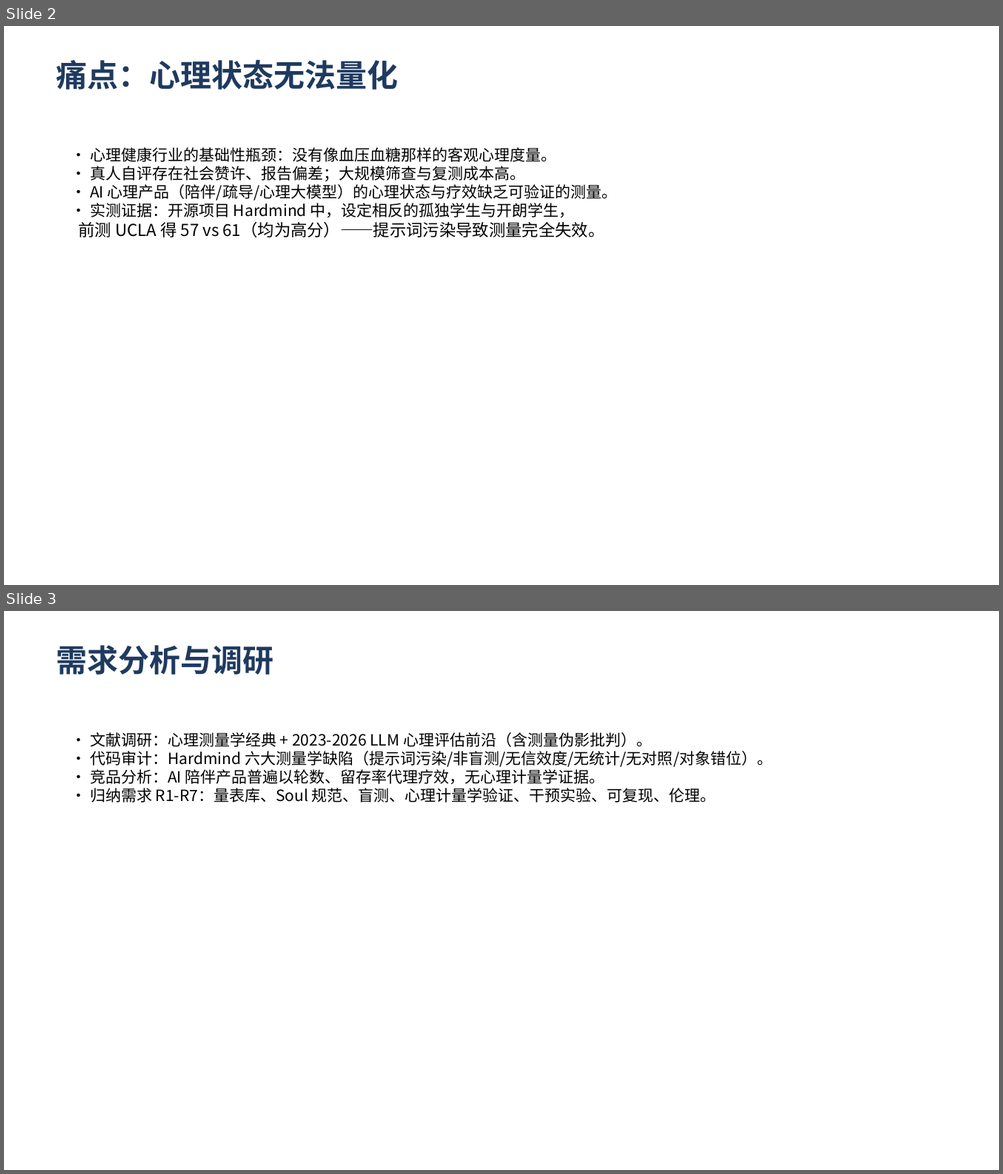
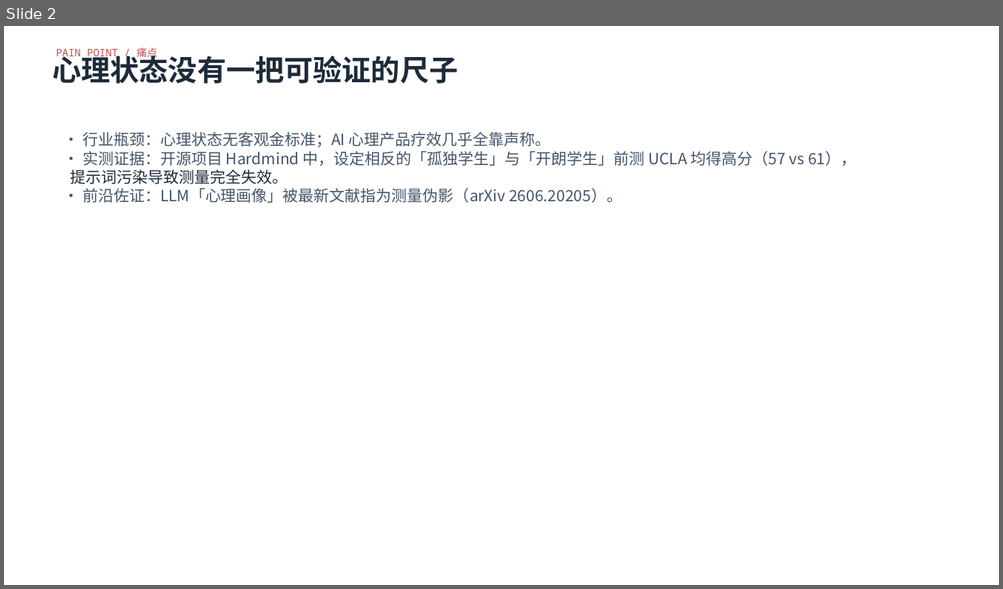
Before and after one commit to lizhong0525/Hardmind, a slide deck: docs/答辩PPT_心镜.pptx. Shown one above the other, each under a label of ours: slides 2 and 3 before the commit, slide 2 after it. The pictures are 1003x1174 and 1003x589 pixels, drawn with LibreOffice and Linux fonts; fonts in the diff are those of the drawing. Boxes give left, top, right and bottom in pixels: in the first picture for what was removed or moved away, otherwise in the second. Text is boxed around its words. In the diff, an @@ line names an element or a change of style, - is before the commit and + after.

Commit message:
E5-E8 实验数据与图表、四张概念图、五维榜单、视觉身份与报告刷新

```diff
--- a/docs/答辩PPT_心镜.pptx
+++ b/docs/答辩PPT_心镜.pptx
@@ slide 3 removed at (4, 611, 999, 1170), background #FFFFFF @@
@@ text removed at (56, 645, 273, 675) @@
-需求分析与调研
@@ text removed at (90, 732, 772, 803) @@
-• 文献调研：心理测量学经典 + 2023-2026 LLM 心理评估前沿（含测量伪影批判）。
-• 代码审计：Hardmind 六大测量学缺陷（提示词污染/非盲测/无信效度/无统计/无对照/对象错位）。
-• 竞品分析：AI 陪伴产品普遍以轮数、留存率代理疗效，无心理计量学证据。
-• 归纳需求 R1-R7：量表库、Soul 规范、盲测、心理计量学验证、干预实验、可复现、伦理。
@@ slide 2 changed as well @@
@@ text at (56, 47, 157, 59): text changed; size 30 to 10 pt; font Noto Sans CJK SC to Noto Sans Mono; text colour #1F3A5F to #C0504D; bold off @@
-痛点：心理状态无法量化
+PAIN POINT / 痛点
@@ text added at (52, 51, 458, 84), 28 pt, text #1D2A3A, bold @@
+心理状态没有一把可验证的尺子
@@ text at (71, 132, 856, 203): text changed; text colour #000000 to #42546B @@
-• 心理健康行业的基础性瓶颈：没有像血压血糖那样的客观心理度量。
-• 真人自评存在社会赞许、报告偏差；大规模筛查与复测成本高。
-• AI 心理产品（陪伴/疏导/心理大模型）的心理状态与疗效缺乏可验证的测量。
-• 实测证据：开源项目 Hardmind 中，设定相反的孤独学生与开朗学生，
-前测 UCLA 得 57 vs 61（均为高分）——提示词污染导致测量完全失效。
+• 行业瓶颈：心理状态无客观金标准；AI 心理产品疗效几乎全靠声称。
+• 实测证据：开源项目 Hardmind 中，设定相反的「孤独学生」与「开朗学生」前测 UCLA 均得高分（57 vs 61），
+提示词污染导致测量完全失效。
+• 前沿佐证：LLM「心理画像」被最新文献指为测量伪影（arXiv 2606.20205）。
```
Also in this commit, not shown: 5 other slides changed, 6 slides added, 5 other slides removed, 33 other files.
